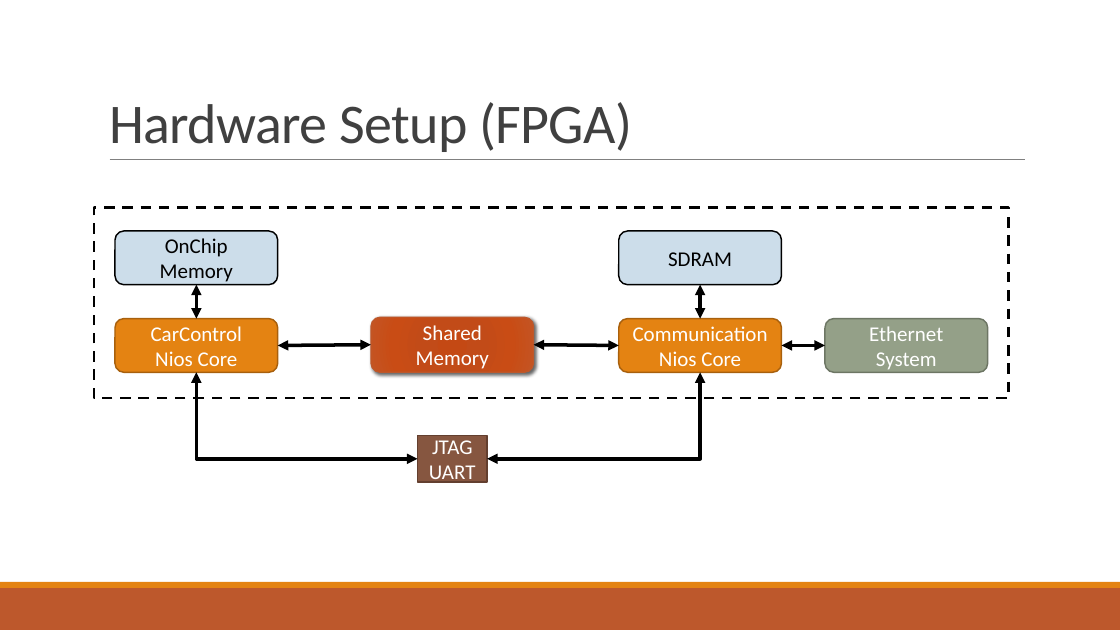
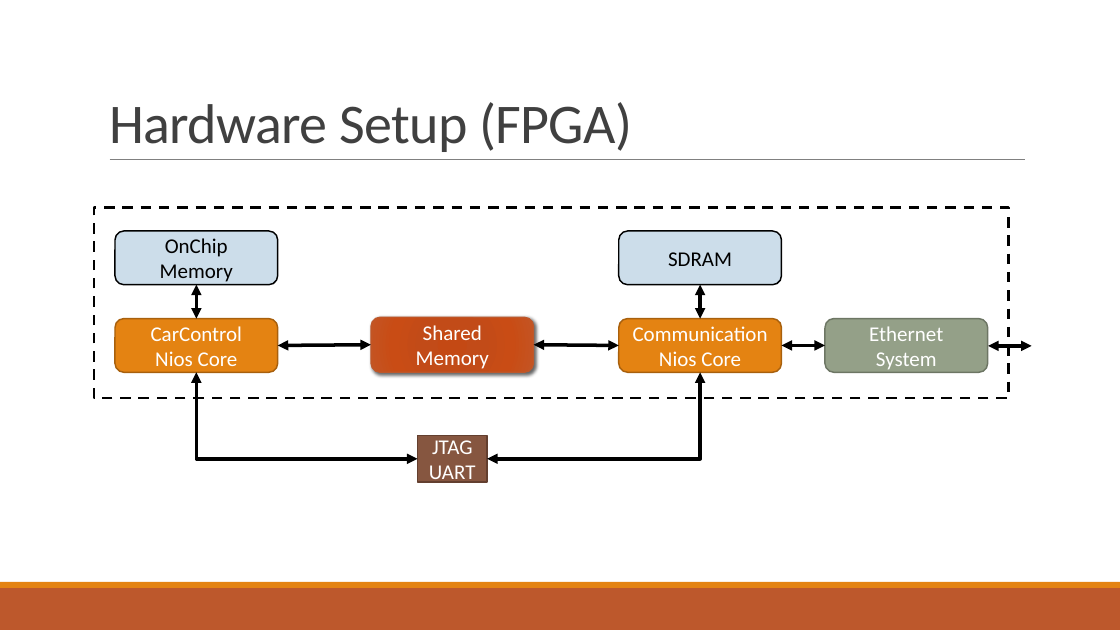
Before and after one commit to fjanssen/Car2X, a slide deck: slide 6 of doc/FinalPresentation.pptx. Drawn at 1120x630 pixels with LibreOffice and Linux fonts; fonts in the diff are those of the drawing. Boxes give left, top, right and bottom in pixels: in the first picture for what was removed or moved away, otherwise in the second. Text is boxed around its words. In the diff, an @@ line names an element or a change of style, - is before the commit and + after.

```diff
--- a/doc/FinalPresentation.pptx
+++ b/doc/FinalPresentation.pptx
@@ double arrow added from (988, 346) to (1032, 346), #000000 3 pt @@
```
Also in this commit, not shown: 4 other slides changed, 6 slides added, 3 slides removed.
